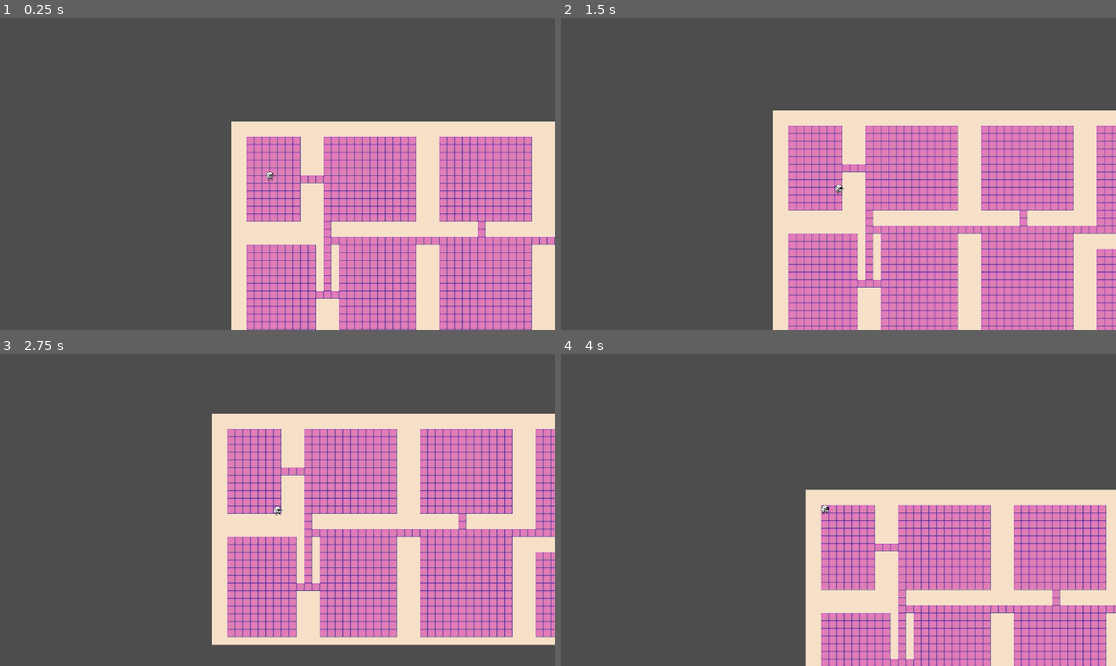
Above: before the commit, frames 1-4 (two rows, left to right).
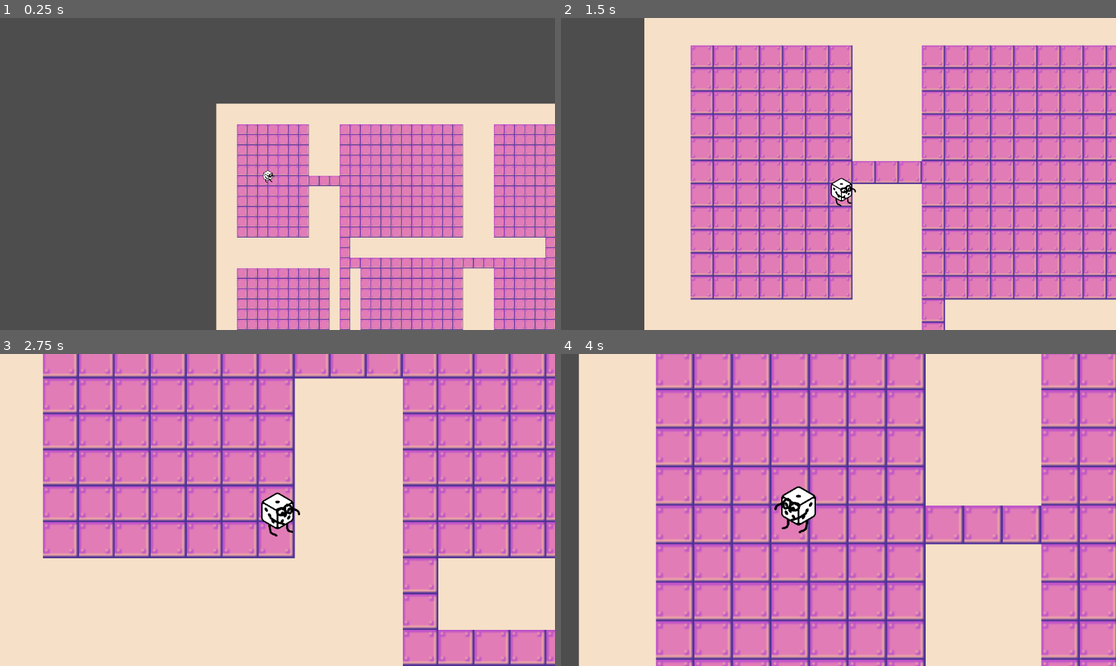
Above: after the commit, the same moments.

Repository: NikTak777/the_trice_dice
Game: Godot game, scene res://scr/Game/game.tscn
Same seed, same stepped clock (60 frames per second), same inputs: the game is played once before the commit and once after it.
Inputs:
- Up to frame 1 (0.25 s): no input
- Up to frame 2 (1.5 s): hold Right (ui_right) 0.53-1.28 s; hold Down (ui_down) from 1.28 s (still down)
- Up to frame 3 (2.75 s): release Down (ui_down) at 2.03 s; hold Right (ui_right) from 2.03 s (still down)
- Up to frame 4 (4 s): release Right (ui_right) at 2.78 s; hold Up (ui_up) 2.78-3.53 s; hold Left (ui_left) from 3.53 s (still down)

The runs differ from the first frame. In frame 1, 31% of the frame differs, in the area x 38-100%, y 27-100%; in frame 2, 72%; in frame 3, 88%, in the area x 0-100%, y 0-100%; in frame 4, 86%.

Commit message:
Обновление механики перемещения главного персонажа
Теперь главный персонаж поворачивается влево и вправо в зависимости от того, в какую сторону идёт. Для этого был добавлен отдельный скрипт SpriteFlipper. Также бонусом временно был добавлен скрипт ZoomController для зуммирования камеры в самом начале игры (пока заглушка для будущих настроек камеры)

Diff:
--- a/scr/Entities/Player/dice.gd
+++ b/scr/Entities/Player/dice.gd
@@ -1,6 +1,6 @@
 extends CharacterBody2D
 
-const SPEED = 250.0
+const SPEED = 100.0
 
 func _ready():
 	position = Vector2.ZERO # Устанавливает начальную позицию на (0, 0)
--- a/scr/Entities/Player/dice.tscn
+++ b/scr/Entities/Player/dice.tscn
@@ -1,7 +1,23 @@
-[gd_scene load_steps=4 format=3 uid="uid://cad2476ml0wom"]
+[gd_scene load_steps=7 format=3 uid="uid://cad2476ml0wom"]
 
 [ext_resource type="Script" uid="uid://6lwx2b5rw1sf" path="res://scr/Entities/Player/dice.gd" id="1_d6yv8"]
-[ext_resource type="Texture2D" uid="uid://brmufcnuwdnog" path="res://scr/Assets/dice.png" id="2_jp6y2"]
+[ext_resource type="Texture2D" uid="uid://brmufcnuwdnog" path="res://scr/Assets/dice_sprite/dice.png" id="2_jp6y2"]
+[ext_resource type="PackedScene" uid="uid://rxmbvxumdo58" path="res://scr/utils/SpriteFlipper/SpriteFlipper.tscn" id="3_avock"]
+[ext_resource type="PackedScene" uid="uid://ick0tstnrml1" path="res://scr/utils/ZoomController/ZoomController.tscn" id="4_nmhnp"]
+
+[sub_resource type="GDScript" id="GDScript_tdquo"]
+script/source = "extends Camera2D
+
+
+# Called when the node enters the scene tree for the first time.
+func _ready() -> void:
+	pass # Replace with function body.
+
+
+# Called every frame. 'delta' is the elapsed time since the previous frame.
+func _process(delta: float) -> void:
+	pass
+"
 
 [sub_resource type="CircleShape2D" id="CircleShape2D_vsjsk"]
 radius = 61.0082
@@ -16,8 +32,14 @@
 scale = Vector2(0.25, 0.25)
 texture = ExtResource("2_jp6y2")
 
+[node name="SpriteFlipper" parent="." instance=ExtResource("3_avock")]
+
 [node name="Camera2D" type="Camera2D" parent="."]
 position_smoothing_enabled = true
+script = SubResource("GDScript_tdquo")
+
+[node name="ZoomController" parent="Camera2D" node_paths=PackedStringArray("camera") instance=ExtResource("4_nmhnp")]
+camera = NodePath("..")
 
 [node name="CollisionShape2D" type="CollisionShape2D" parent="."]
 shape = SubResource("CircleShape2D_vsjsk")
--- /dev/null
+++ b/scr/Entities/Player/movement.gd
@@ -0,0 +1 @@
+extends CharacterBody2D
--- /dev/null
+++ b/scr/Utils/SpriteFlipper/SpriteFlipper.tscn
@@ -0,0 +1,6 @@
+[gd_scene load_steps=2 format=3 uid="uid://rxmbvxumdo58"]
+
+[ext_resource type="Script" uid="uid://d3wnjp1g1p4p3" path="res://scr/utils/SpriteFlipper/sprite_flipper.gd" id="1_qaxs7"]
+
+[node name="SpriteFlipper" type="Node2D"]
+script = ExtResource("1_qaxs7")
--- /dev/null
+++ b/scr/Utils/SpriteFlipper/sprite_flipper.gd
@@ -0,0 +1,9 @@
+extends Node2D
+
+func _physics_process(_delta):
+	var parent = get_parent()
+
+	if parent is CharacterBody2D:
+		var sprite = parent.get_node("Sprite2D")
+		if sprite and parent.velocity.x != 0:
+			sprite.flip_h = parent.velocity.x < 0
--- /dev/null
+++ b/scr/Utils/ZoomController/ZoomController.tscn
@@ -0,0 +1,6 @@
+[gd_scene load_steps=2 format=3 uid="uid://ick0tstnrml1"]
+
+[ext_resource type="Script" uid="uid://hkqkoyl8bvd3" path="res://scr/utils/ZoomController/zoom_controller.gd" id="1_463kt"]
+
+[node name="ZoomController" type="Node2D"]
+script = ExtResource("1_463kt")
--- /dev/null
+++ b/scr/Utils/ZoomController/zoom_controller.gd
@@ -0,0 +1,18 @@
+extends Node
+
+@export var camera: Camera2D
+@export var start_zoom: float = 1.0
+@export var target_zoom: float = 5.0
+@export var duration: float = 3.0
+@export var transition_type: Tween.TransitionType = Tween.TRANS_LINEAR
+@export var ease_type: Tween.EaseType = Tween.EASE_IN_OUT
+
+func _ready():
+	if camera:
+		var tween = create_tween()
+		tween.set_trans(transition_type)
+		tween.set_ease(ease_type)
+
+		tween.tween_property(camera, "zoom",
+			Vector2(target_zoom, target_zoom), duration
+		).from(Vector2(start_zoom, start_zoom))
Binary file added: scr/Assets/dice_sprite/dice.png
Not shown, added: scr/Assets/dice_sprite/dice.png.import
Not shown, added: scr/Entities/Player/movement.gd.uid
Not shown, added: scr/Utils/SpriteFlipper/sprite_flipper.gd.uid
Not shown, added: scr/Utils/ZoomController/zoom_controller.gd.uid
